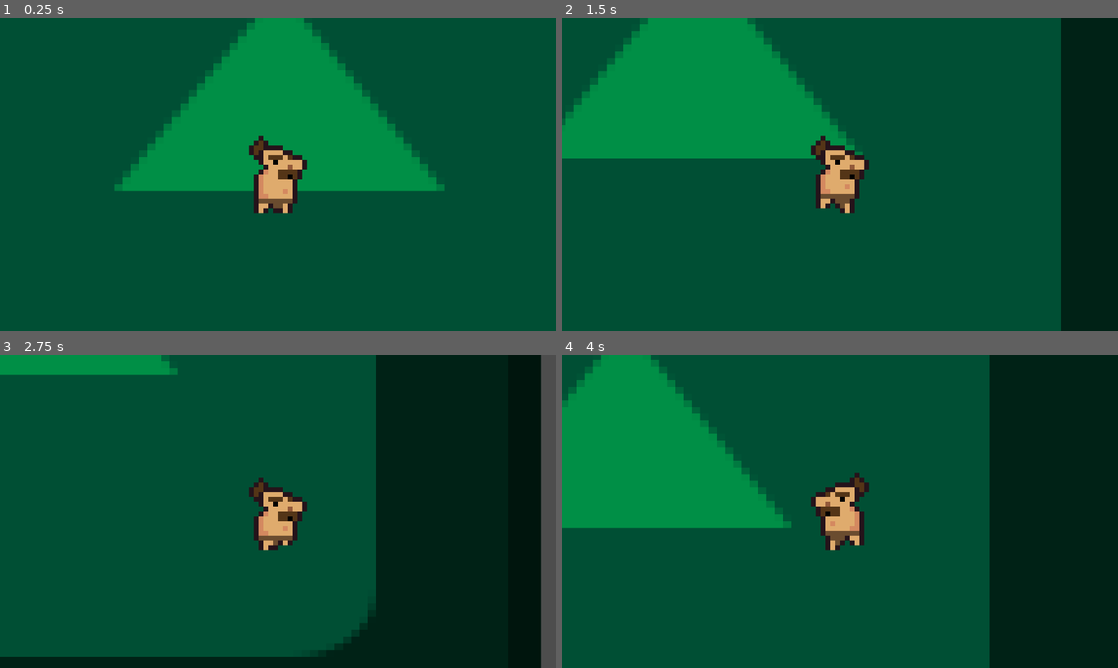
Above: before the commit, frames 1-4 (two rows, left to right).
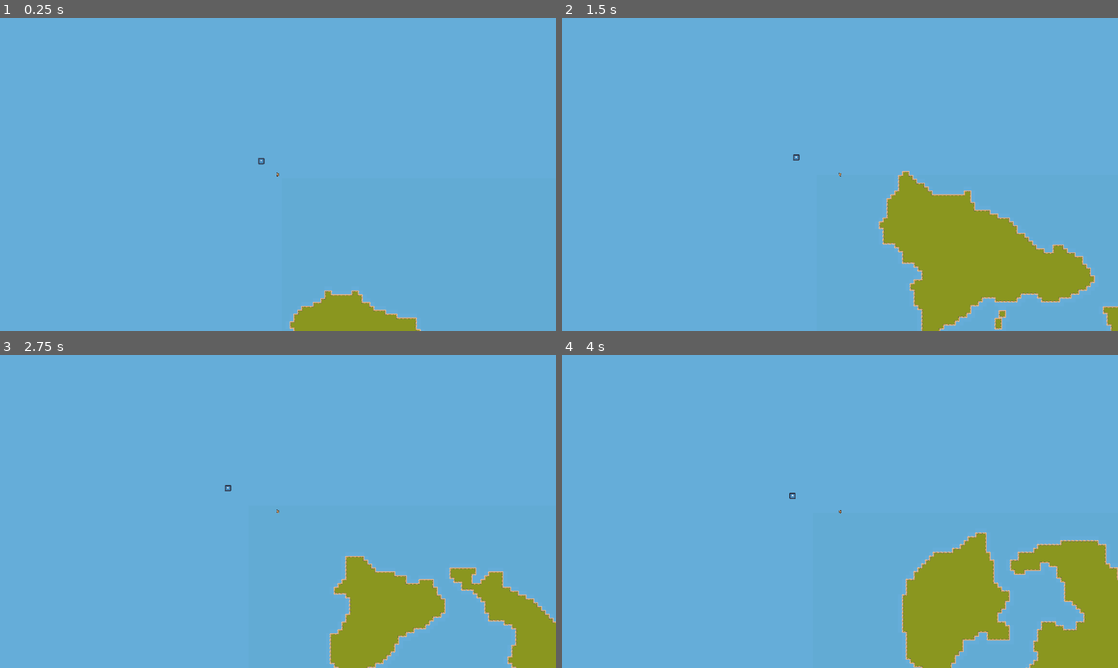
Above: after the commit, the same moments.

Repository: BluePolar282/Hunted-Gatherer
Game: Godot game, scene res://world/scenes/world_1.tscn
The game is run twice, just before and just after one commit, with the same random seed, the same clock (stepped at 60 frames per second) and the same inputs. The engine's default icon, where the game draws it, is replaced by a stand-in: a white triangle on a blue panel in a dark square.
Inputs:
- Up to frame 1 (0.25 s): no input
- Up to frame 2 (1.5 s): tap Enter (ui_accept) at 0.5 s; hold Right (right) 0.53-1.28 s; hold Enter (ui_accept) 0.53-1.28 s; hold Down (down) from 1.28 s (still down); tap Shift (sprint) at 1.35 s
- Up to frame 3 (2.75 s): tap Enter (ui_accept) at 1.52, 1.55, 1.82 s; release Down (down) at 2.03 s; hold Right (right) from 2.03 s (still down); hold Enter (ui_accept) from 2.03 s (still down)
- Up to frame 4 (4 s): release Right (right) at 2.78 s; release Enter (ui_accept) at 2.78 s; hold W (up) 2.78-3.53 s; tap Shift (sprint) at 2.85 s; tap Enter (ui_accept) at 3.02, 3.05, 3.32 s; hold A (left) from 3.53 s (still down); hold Enter (ui_accept) from 3.53 s (still down)

The runs differ from the first frame. In frame 1, 100% of the frame differs, in the area x 0-100%, y 0-100%; in frame 2, 100%; in frame 3, 100%; in frame 4, 100%.

Commit message:
added first procedural generation bits

Diff:
--- a/hunted-gatherer/characters/scenes/caveman.tscn
+++ b/hunted-gatherer/characters/scenes/caveman.tscn
@@ -79,7 +79,7 @@
 "duration": 1.0,
 "texture": SubResource("AtlasTexture_ad1kh")
 }],
-"loop": true,
+"loop": false,
 "name": &"run",
 "speed": 7.0
 }]
@@ -96,9 +96,8 @@
 [node name="AnimatedSprite2D" type="AnimatedSprite2D" parent="." unique_id=1441824316]
 scale = Vector2(10, 10)
 sprite_frames = SubResource("SpriteFrames_c3hog")
-animation = &"eat"
+animation = &"run"
 autoplay = "default"
-frame_progress = 0.4763041
 
 [node name="Area2D" type="Area2D" parent="." unique_id=1873595944]
 
--- a/hunted-gatherer/characters/scripts/caveman.gd
+++ b/hunted-gatherer/characters/scripts/caveman.gd
@@ -1,5 +1,5 @@
 extends CharacterBody2D
-var SPEED = 400
+var SPEED = 1500
 const ACCEL = 500
 const FRICTION = 500
 @onready var CURRENT_DIR = "front"
@@ -22,7 +22,10 @@
 	var target_velocity = DIRECTION * SPEED
 	velocity = velocity.lerp(target_velocity, 0.2)
 
-
+	if DIRECTION:
+		$AnimatedSprite2D.play("run")
+	else:
+		$AnimatedSprite2D.play("default")
 
 	if velocity.x:
 		$AnimatedSprite2D.flip_h = velocity.x < 0
@@ -31,21 +34,3 @@
 		SPEED = 650
 	if Input.is_action_just_released("sprint"):
 		SPEED = 400
-
-#ANIMATIONS
-
-	#UP/DOWN
-	if velocity.y < 0:
-		$AnimatedSprite2D.play("run")
-	if velocity.y > 0:
-		$AnimatedSprite2D.play("run")
-	elif velocity.y == 0:
-		CURRENT_DIR = "none"
-	#LEFT/RIGHT
-	if velocity.x < 0:
-		$AnimatedSprite2D.play("run")
-	if velocity.x > 0:
-		$AnimatedSprite2D.play("run")
-	#STILL
-	if velocity == Vector2.ZERO:
-		$AnimatedSprite2D.play("idle")
--- a/hunted-gatherer/project.godot
+++ b/hunted-gatherer/project.godot
@@ -65,3 +65,4 @@
 rendering_device/driver.windows="d3d12"
 renderer/rendering_method="gl_compatibility"
 renderer/rendering_method.mobile="gl_compatibility"
+environment/defaults/default_clear_color=Color(0.3974335, 0.6778882, 0.8524324, 1)
--- /dev/null
+++ b/hunted-gatherer/world/scenes/world_1.gd
@@ -0,0 +1,126 @@
+extends Node2D
+
+@export var map_width: int = 80
+@export var map_height: int = 60
+@export var noise_scale: float = 0.04
+@export var island_falloff: float = 2.5
+
+@onready var tilemap: TileMapLayer = $TileMapLayer
+
+const TERRAIN_SET = 0   # the terrain set both terrains live in
+const TERRAIN_GRASS = 0 # terrain index for grass
+const TERRAIN_WATER = 1 # terrain index for water
+
+const LAND_THRESHOLD = 0.0  # noise values above this = grass, below = water
+
+func _ready() -> void:
+	generate()
+
+func _input(event: InputEvent) -> void:
+	if event.is_action_pressed("ui_accept"):
+		tilemap.clear()
+		generate()
+
+func generate() -> void:
+	var noise := FastNoiseLite.new()
+	noise.noise_type = FastNoiseLite.TYPE_SIMPLEX_SMOOTH
+	noise.seed = randi()
+	noise.frequency = noise_scale
+
+	var cx := map_width  / 2.0
+	var cy := map_height / 2.0
+
+	# Instead of placing tiles one by one, we collect all positions
+	# for each terrain into two lists, then place them all at once.
+	# This is what lets set_cells_terrain_connect work —
+	# it needs to see the whole group to figure out which edges to use.
+	var grass_cells: Array[Vector2i] = []
+	var water_cells: Array[Vector2i] = []
+
+	for x in map_width:
+		for y in map_height:
+			var n: float = noise.get_noise_2d(x, y)
+
+			var dx := (x - cx) / cx
+			var dy := (y - cy) / cy
+			var dist := sqrt(dx * dx + dy * dy)
+			var falloff := pow(dist, 2.5) * island_falloff
+			n -= falloff
+
+			# Sort each tile position into the right list
+			if n > LAND_THRESHOLD:
+				grass_cells.append(Vector2i(x, y))
+			else:
+				water_cells.append(Vector2i(x, y))
+
+	grass_cells = smooth(grass_cells, 6)
+
+	# Rebuild water_cells from whatever isn't grass anymore
+	var grass_set := {}
+	for c in grass_cells:
+		grass_set[c] = true
+	water_cells = []
+	for x in map_width:
+		for y in map_height:
+			if not grass_set.has(Vector2i(x, y)):
+				water_cells.append(Vector2i(x, y))
+
+	tilemap.set_cells_terrain_connect(grass_cells, TERRAIN_SET, TERRAIN_GRASS, true)
+	tilemap.set_cells_terrain_connect(water_cells, TERRAIN_SET, TERRAIN_WATER, true)
+
+func smooth(cells: Array[Vector2i], passes: int = 3) -> Array[Vector2i]:
+	# Puts all current land cells into a Set for fast lookup
+	var cell_set := {}
+	for c in cells:
+		cell_set[c] = true
+
+	for _p in passes:
+		var to_add: Array[Vector2i] = []
+		var to_remove: Array[Vector2i] = []
+
+		for c in cell_set.keys():
+			var neighbors := [
+				Vector2i(c.x + 1, c.y),
+				Vector2i(c.x - 1, c.y),
+				Vector2i(c.x, c.y + 1),
+				Vector2i(c.x, c.y - 1),
+			]
+
+			var land_neighbors := 0
+			for n in neighbors:
+				if cell_set.has(n):
+					land_neighbors += 1
+
+			# A land tile with fewer than 2 land neighbors is isolated — remove it
+			if land_neighbors < 2:
+				to_remove.append(c)
+
+		# Also fill water tiles that are surrounded by land on 3+ sides
+		for x in map_width:
+			for y in map_height:
+				var c := Vector2i(x, y)
+				if cell_set.has(c):
+					continue
+				var neighbors := [
+					Vector2i(x + 1, y),
+					Vector2i(x - 1, y),
+					Vector2i(x, y + 1),
+					Vector2i(x, y - 1),
+				]
+				var land_neighbors := 0
+				for n in neighbors:
+					if cell_set.has(n):
+						land_neighbors += 1
+				if land_neighbors >= 3:
+					to_add.append(c)
+
+		for c in to_remove:
+			cell_set.erase(c)
+		for c in to_add:
+			cell_set[c] = true
+
+	# Convert back to array
+	var result: Array[Vector2i] = []
+	for c in cell_set.keys():
+		result.append(c)
+	return result
--- a/hunted-gatherer/world/scenes/world_1.tscn
+++ b/hunted-gatherer/world/scenes/world_1.tscn
@@ -1,20 +1,186 @@
 [gd_scene format=3 uid="uid://c0mmy7t2to7ub"]
 
 [ext_resource type="PackedScene" uid="uid://hak8huj60wjl" path="res://characters/scenes/caveman.tscn" id="1_8bcx7"]
-[ext_resource type="Texture2D" uid="uid://bwkbk64ppxxe7" path="res://icon.svg" id="1_ih0g6"]
+[ext_resource type="Script" uid="uid://bl2mxnj58q3pv" path="res://world/scenes/world_1.gd" id="1_shuch"]
+[ext_resource type="Texture2D" uid="uid://b4eo4hy52goe" path="res://world/assets/[HUNTER]Environment1.png" id="2_5tjcn"]
 [ext_resource type="PackedScene" uid="uid://bdy0xcanbtywr" path="res://characters/scenes/dino_1.tscn" id="3_wetyk"]
 
-[node name="world1" type="Node2D" unique_id=969941876]
+[sub_resource type="TileSetAtlasSource" id="TileSetAtlasSource_2ln2r"]
+texture = ExtResource("2_5tjcn")
+0:0/0 = 0
+0:0/0/terrain_set = 0
+0:0/0/terrain = 1
+0:0/0/terrains_peering_bit/right_side = 1
+0:0/0/terrains_peering_bit/bottom_right_corner = 1
+0:0/0/terrains_peering_bit/bottom_side = 1
+0:0/0/terrains_peering_bit/bottom_left_corner = 1
+0:0/0/terrains_peering_bit/left_side = 1
+0:0/0/terrains_peering_bit/top_left_corner = 1
+0:0/0/terrains_peering_bit/top_side = 1
+0:0/0/terrains_peering_bit/top_right_corner = 1
+0:1/0 = 0
+0:1/0/terrain_set = 0
+0:2/0 = 0
+0:3/0 = 0
+1:0/0 = 0
+1:0/0/terrain_set = 0
+1:0/0/terrain = 0
+1:0/0/terrains_peering_bit/right_side = 0
+1:0/0/terrains_peering_bit/bottom_right_corner = 0
+1:0/0/terrains_peering_bit/bottom_side = 0
+2:0/0 = 0
+2:0/0/terrain_set = 0
+2:0/0/terrain = 0
+2:0/0/terrains_peering_bit/right_side = 0
+2:0/0/terrains_peering_bit/bottom_right_corner = 0
+2:0/0/terrains_peering_bit/bottom_side = 0
+2:0/0/terrains_peering_bit/bottom_left_corner = 0
+2:0/0/terrains_peering_bit/left_side = 0
+3:0/0 = 0
+3:0/0/terrain_set = 0
+3:0/0/terrain = 0
+3:0/0/terrains_peering_bit/bottom_side = 0
+3:0/0/terrains_peering_bit/bottom_left_corner = 0
+3:0/0/terrains_peering_bit/left_side = 0
+3:1/0 = 0
+3:1/0/terrain_set = 0
+3:1/0/terrain = 0
+3:1/0/terrains_peering_bit/bottom_side = 0
+3:1/0/terrains_peering_bit/bottom_left_corner = 0
+3:1/0/terrains_peering_bit/left_side = 0
+3:1/0/terrains_peering_bit/top_left_corner = 0
+3:1/0/terrains_peering_bit/top_side = 0
+2:1/0 = 0
+2:1/0/terrain_set = 0
+2:1/0/terrain = 0
+2:1/0/terrains_peering_bit/right_side = 0
+2:1/0/terrains_peering_bit/bottom_right_corner = 0
+2:1/0/terrains_peering_bit/bottom_side = 0
+2:1/0/terrains_peering_bit/bottom_left_corner = 0
+2:1/0/terrains_peering_bit/left_side = 0
+2:1/0/terrains_peering_bit/top_left_corner = 0
+2:1/0/terrains_peering_bit/top_side = 0
+2:1/0/terrains_peering_bit/top_right_corner = 0
+1:1/0 = 0
+1:1/0/terrain_set = 0
+1:1/0/terrain = 0
+1:1/0/terrains_peering_bit/right_side = 0
+1:1/0/terrains_peering_bit/bottom_right_corner = 0
+1:1/0/terrains_peering_bit/bottom_side = 0
+1:1/0/terrains_peering_bit/top_side = 0
+1:1/0/terrains_peering_bit/top_right_corner = 0
+1:2/0 = 0
+1:2/0/terrain_set = 0
+1:2/0/terrain = 0
+1:2/0/terrains_peering_bit/right_side = 0
+1:2/0/terrains_peering_bit/top_side = 0
+1:2/0/terrains_peering_bit/top_right_corner = 0
+2:2/0 = 0
+2:2/0/terrain_set = 0
+2:2/0/terrain = 0
+2:2/0/terrains_peering_bit/right_side = 0
+2:2/0/terrains_peering_bit/left_side = 0
+2:2/0/terrains_peering_bit/top_left_corner = 0
+2:2/0/terrains_peering_bit/top_side = 0
+2:2/0/terrains_peering_bit/top_right_corner = 0
+3:2/0 = 0
+3:2/0/terrain_set = 0
+3:2/0/terrain = 0
+3:2/0/terrains_peering_bit/left_side = 0
+3:2/0/terrains_peering_bit/top_left_corner = 0
+3:2/0/terrains_peering_bit/top_side = 0
+4:1/0 = 0
+4:1/0/terrain_set = 0
+4:1/0/terrain = 0
+4:1/0/terrains_peering_bit/right_side = 0
+4:1/0/terrains_peering_bit/bottom_right_corner = 0
+4:1/0/terrains_peering_bit/bottom_side = 0
+4:1/0/terrains_peering_bit/left_side = 0
+4:1/0/terrains_peering_bit/top_left_corner = 0
+4:1/0/terrains_peering_bit/top_side = 0
+4:1/0/terrains_peering_bit/top_right_corner = 0
+4:0/0 = 0
+4:0/0/terrain_set = 0
+4:0/0/terrain = 0
+4:0/0/terrains_peering_bit/right_side = 0
+4:0/0/terrains_peering_bit/bottom_right_corner = 0
+4:0/0/terrains_peering_bit/bottom_side = 0
+4:0/0/terrains_peering_bit/bottom_left_corner = 0
+4:0/0/terrains_peering_bit/left_side = 0
+4:0/0/terrains_peering_bit/top_side = 0
+4:0/0/terrains_peering_bit/top_right_corner = 0
+5:0/0 = 0
+5:0/0/terrain_set = 0
+5:0/0/terrain = 0
+5:0/0/terrains_peering_bit/right_side = 0
+5:0/0/terrains_peering_bit/bottom_right_corner = 0
+5:0/0/terrains_peering_bit/bottom_side = 0
+5:0/0/terrains_peering_bit/bottom_left_corner = 0
+5:0/0/terrains_peering_bit/left_side = 0
+5:0/0/terrains_peering_bit/top_left_corner = 0
+5:0/0/terrains_peering_bit/top_side = 0
+5:1/0 = 0
+5:1/0/terrain_set = 0
+5:1/0/terrain = 0
+5:1/0/terrains_peering_bit/right_side = 0
+5:1/0/terrains_peering_bit/bottom_side = 0
+5:1/0/terrains_peering_bit/bottom_left_corner = 0
+5:1/0/terrains_peering_bit/left_side = 0
+5:1/0/terrains_peering_bit/top_left_corner = 0
+5:1/0/terrains_peering_bit/top_side = 0
+5:1/0/terrains_peering_bit/top_right_corner = 0
+1:3/0 = 0
+1:4/0 = 0
+0:4/0 = 0
+2:3/size_in_atlas = Vector2i(4, 2)
+2:3/0 = 0
+6:3/size_in_atlas = Vector2i(2, 2)
+6:3/0 = 0
+8:4/size_in_atlas = Vector2i(2, 1)
+8:4/0 = 0
+6:0/size_in_atlas = Vector2i(2, 1)
+6:0/0 = 0
+6:1/size_in_atlas = Vector2i(2, 1)
+6:1/0 = 0
+8:0/size_in_atlas = Vector2i(2, 2)
+8:0/0 = 0
+8:2/0 = 0
+9:2/0 = 0
+7:2/0 = 0
+6:2/0 = 0
+5:2/0 = 0
+10:0/size_in_atlas = Vector2i(5, 5)
+10:0/0 = 0
+15:0/size_in_atlas = Vector2i(5, 5)
+15:0/0 = 0
 
-[node name="Sprite2D" type="Sprite2D" parent="." unique_id=166384114]
-self_modulate = Color(4.3317675e-07, 0.56060505, 0.27327976, 1)
-position = Vector2(3, 6.0000916)
-scale = Vector2(17.121094, 13.900391)
-texture = ExtResource("1_ih0g6")
+[sub_resource type="TileSet" id="TileSet_ilxy1"]
+terrain_set_0/mode = 0
+terrain_set_0/terrain_0/name = "Terrain 0"
+terrain_set_0/terrain_0/color = Color(0.6554912, 0.7635087, 0, 1)
+terrain_set_0/terrain_1/name = "Terrain 1"
+terrain_set_0/terrain_1/color = Color(0.48716694, 0.76288104, 0.99239904, 1)
+sources/1 = SubResource("TileSetAtlasSource_2ln2r")
+
+[node name="world" type="Node2D" unique_id=969941876]
+script = ExtResource("1_shuch")
+map_width = 100
+map_height = 100
+noise_scale = 0.015
+island_falloff = 0.5
+
+[node name="TileMapLayer" type="TileMapLayer" parent="." unique_id=1535910910]
+scale = Vector2(10, 10)
+tile_set = SubResource("TileSet_ilxy1")
 
 [node name="caveman" parent="." unique_id=937982850 groups=["Player"] instance=ExtResource("1_8bcx7")]
 
 [node name="Camera2D" type="Camera2D" parent="caveman" unique_id=1139452290]
+zoom = Vector2(0.05, 0.05)
 
 [node name="dino1" parent="." unique_id=1716833207 instance=ExtResource("3_wetyk")]
 position = Vector2(-694, -556)
+
+[node name="ReferenceRect" type="ReferenceRect" parent="." unique_id=1912138714]
+offset_right = 40.0
+offset_bottom = 40.0
Not shown, added: hunted-gatherer/world/scenes/world_1.gd.uid
